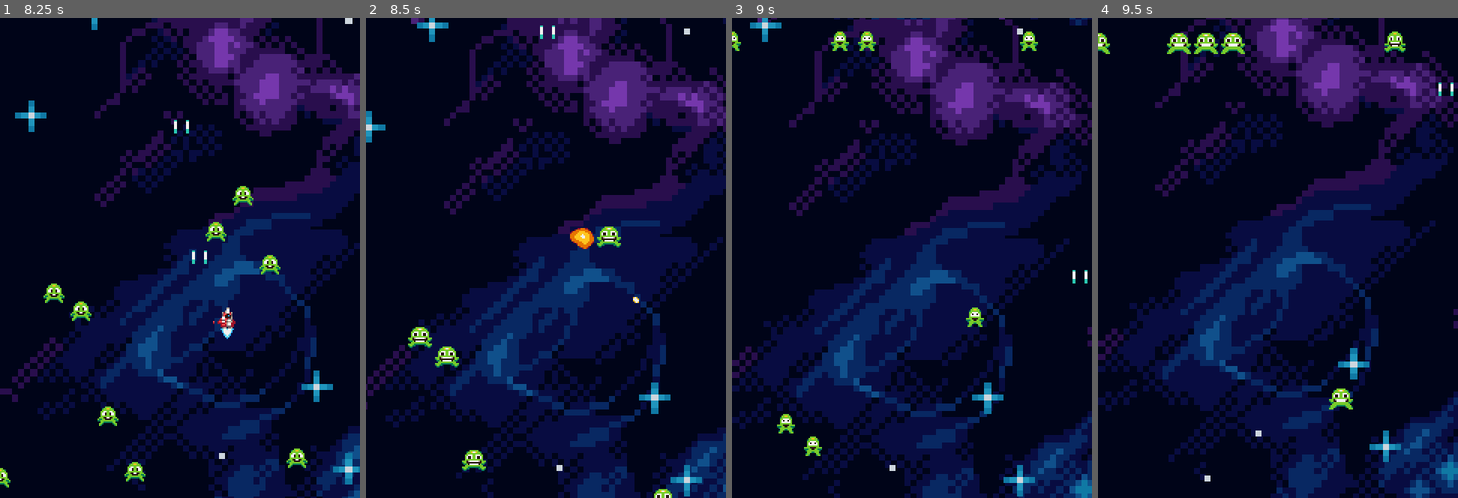
Above: before the commit, frames 1-4 (left to right).
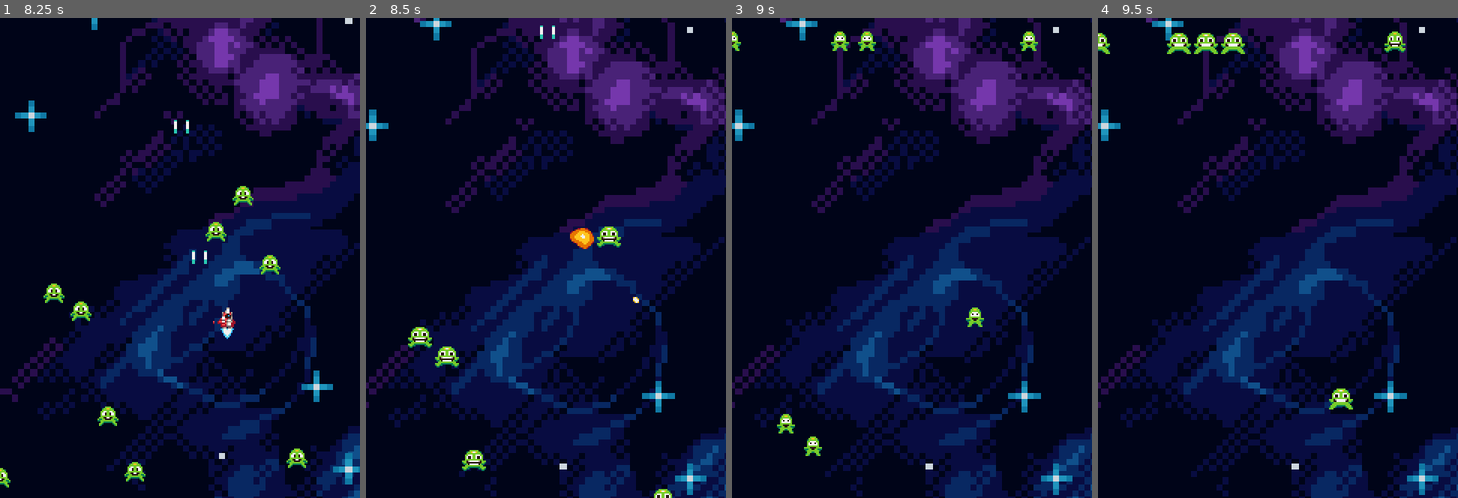
Above: after the commit, the same moments.

Repository: HouZenKai/ShooterCarnival
Game: Godot game, scene res://scenes/ui/main_menu.tscn
The game is run twice, just before and just after one commit, with the same random seed, the same clock (stepped at 60 frames per second) and the same inputs.
Inputs:
- Up to frame 1 (8.25 s): click "Play" at 0.5 s; hold D (move_right) 1.28-2.03 s; tap Space (shoot) every 0.75 s from 1.35 to 8.1 s; hold S (move_down) 2.03-2.78 s; hold D (move_right) 2.78-3.53 s; hold W (move_up) 3.53-4.28 s; hold A (move_left) 4.28-5.78 s; hold S (move_down) 5.78-6.53 s; hold D (move_right) 6.53-7.28 s; hold W (move_up) 7.28-8.03 s; hold D (move_right) from 8.03 s (still down)
- Up to frame 2 (8.5 s): keep holding D (move_right)
- Up to frame 3 (9 s): release D (move_right) at 8.78 s; hold S (move_down) from 8.78 s (still down); tap Space (shoot) at 8.85 s
- Up to frame 4 (9.5 s): keep holding S (move_down)

Frame 1 is identical in both runs. In frame 2, 12% of the frame differs, in the area x 0-100%, y 0-100%; in frame 3, 36%; in frame 4, 41%.

Commit message:
#113 changed area collision test of the Enemy notify Player was hit

Diff:
--- a/src/scripts/enemy.gd
+++ b/src/scripts/enemy.gd
@@ -92,17 +92,10 @@
 	queue_free()
 
 func _on_area_entered(target: Node2D) -> void:
-	# Bullet collision handling
-	if target.is_in_group("bullets"):
-		# Remove the bullet
-		target.queue_free()
-		# Explode the enemy
-		die()
-
 	# Player collision handling
 	if target.is_in_group("player"):
 		# Explode the enemy
 		die()
-		# Hide player
-		target.hide()
-		# TODO: Game over, or notify player of hit
+		# Inflict high damage to ensure player "death"
+		target.hit(999999)
+		# Notify player of hit
--- a/src/scripts/player.gd
+++ b/src/scripts/player.gd
@@ -5,6 +5,7 @@
 @onready var screen_rect: Vector2 = get_viewport_rect().size
 
 var half_size: Vector2 = Vector2.ZERO
+var can_shoot: bool = true
 
 func _ready() -> void:
 	half_size = GlobalUtils.get_script().half_size_of_collision_shape($CollisionShape2D)
@@ -42,7 +43,7 @@
 
 func shoot() -> void:
 
-	if Input.is_action_just_pressed("shoot"):
+	if can_shoot and Input.is_action_just_pressed("shoot"):
 
 		var bullet_instance = bullet_scene.instantiate()
 		# It's often better to add bullets to the main scene tree or
@@ -61,3 +62,12 @@
 		bullet_instance.scale = Vector2(1, 1)
 
 		print_debug("Fired a bullet from position: ", bullet_instance.global_position, global_position)
+
+func hit(_damage: int) -> void:
+	# For now, destroy the player on any hit
+	queue_free()
+	can_shoot = false
+
+	# Handle player taking a hit (e.g., reduce health, play animation, etc.)
+	print_debug("Player took a hit!")
+	# You can implement health reduction and game over logic here
